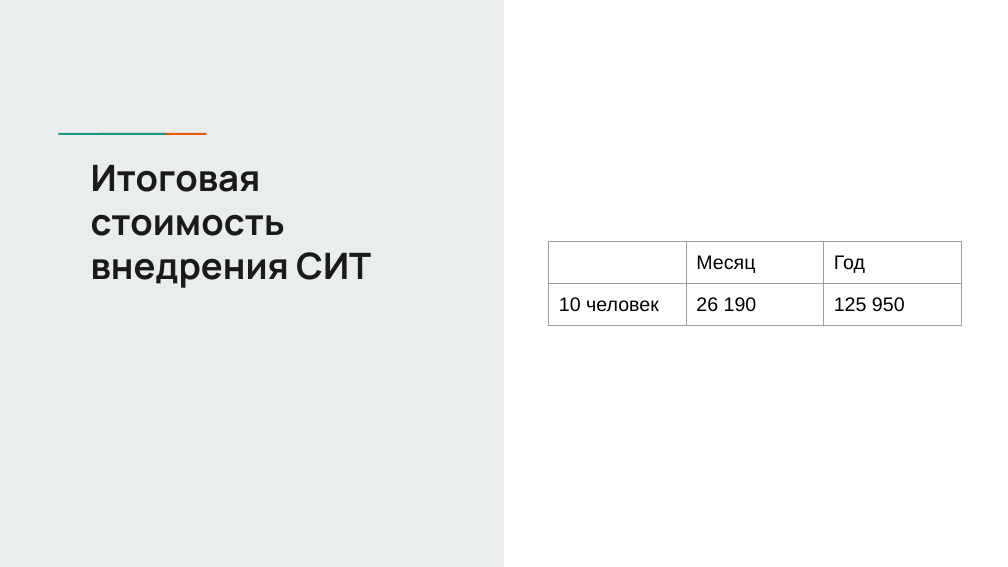
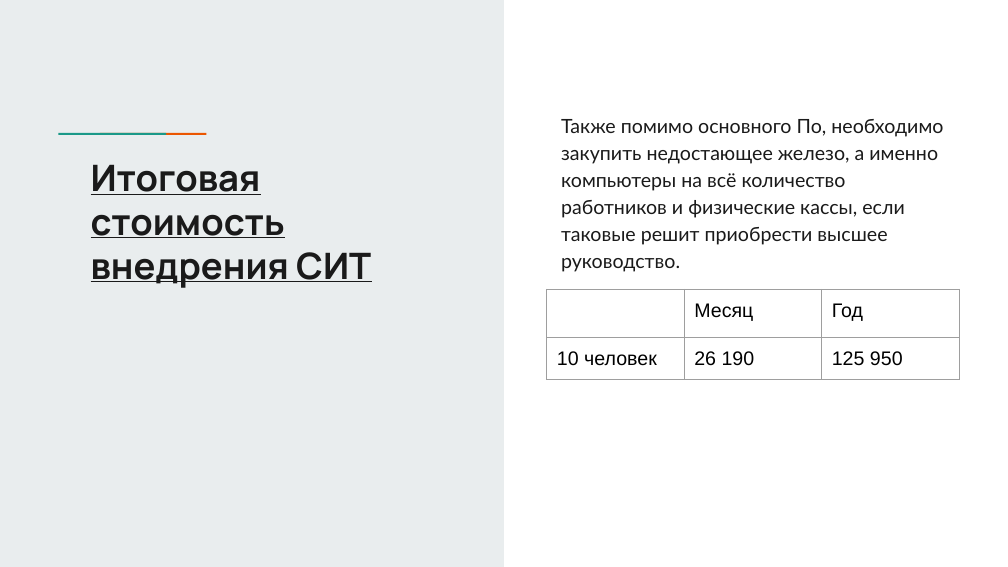
Before and after one commit to Kolonin-Gleb-Studying/SIT, a slide deck: slide 31 of Отчёт об эффективности СИТ студенты/София.pptx (slide 15 before the commit). Drawn at 1008x567 pixels with LibreOffice and Linux fonts; fonts in the diff are those of the drawing. Boxes give left, top, right and bottom in pixels: in the first picture for what was removed or moved away, otherwise in the second. Text is boxed around its words. In the diff, an @@ line names an element or a change of style, - is before the commit and + after.

```diff
--- a/Отчёт об эффективности СИТ студенты/София.pptx
+++ b/Отчёт об эффективности СИТ студенты/София.pptx
@@ text added at (561, 119, 943, 245), 14 pt, text #1A1A1A @@
+Также помимо основного По, необходимо закупить недостающее железо, а именно компьютеры на всё количество работников и физические кассы, если таковые решит приобрести высшее руководство.
@@ title "Итоговая стоимость внедрения СИТ" at (91, 164, 371, 288): underline on @@
@@ table: place and size @@
-table at (549, 242, 961, 567)
+table at (547, 289, 959, 567)
```
Also in this commit, not shown: 3 other slides changed, 23 slides added, 1 slide removed, 3 other files.
